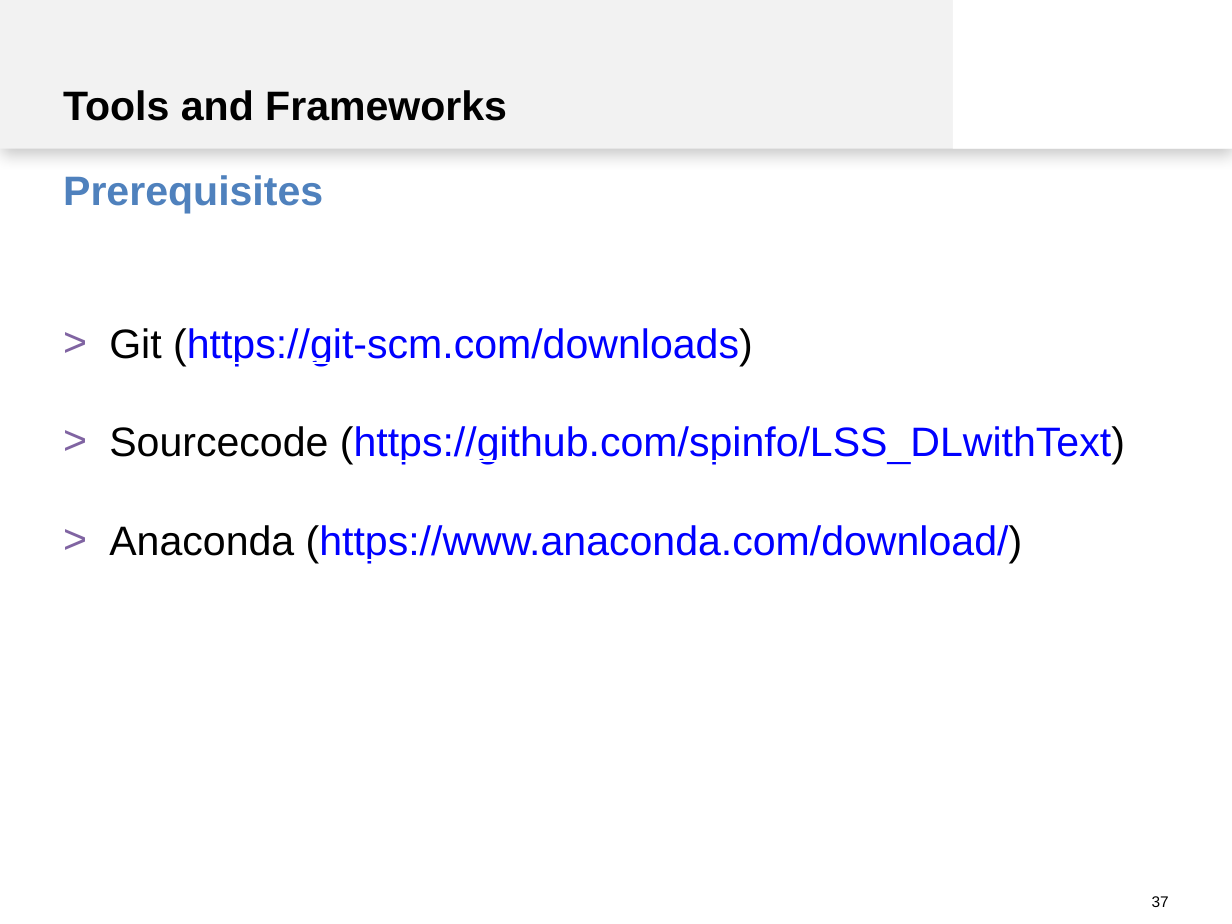
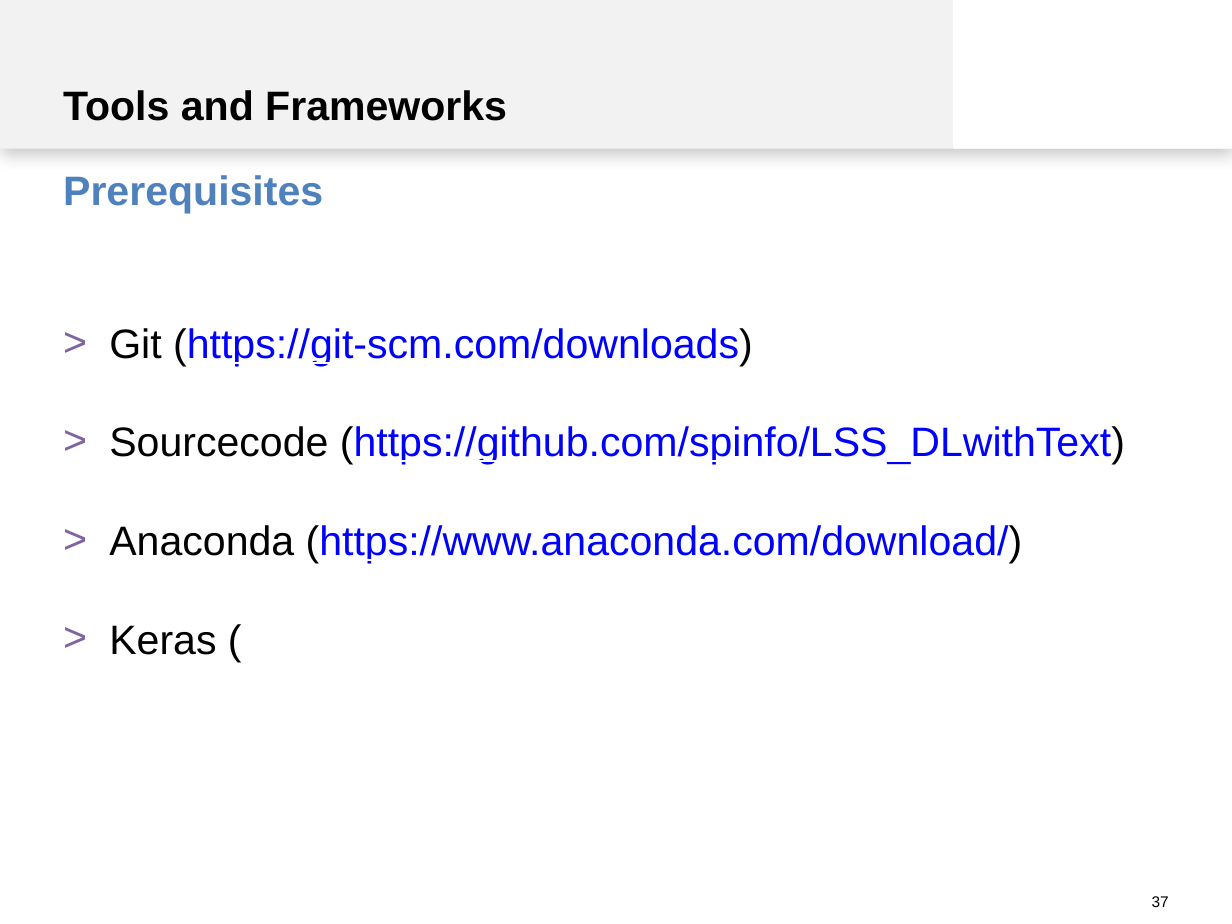
Before and after one commit to spinfo/LSS_DLwithText, a slide deck: slide 37 of docs/introduction.pptx. Drawn at 1232x924 pixels with LibreOffice and Linux fonts; fonts in the diff are those of the drawing. Boxes give left, top, right and bottom in pixels: in the first picture for what was removed or moved away, otherwise in the second. Text is boxed around its words. In the diff, an @@ line names an element or a change of style, - is before the commit and + after.

```diff
--- a/docs/introduction.pptx
+++ b/docs/introduction.pptx
@@ text at (x1=109, y1=625, x2=216, y2=655): paragraph added @@
+> Keras (
```
